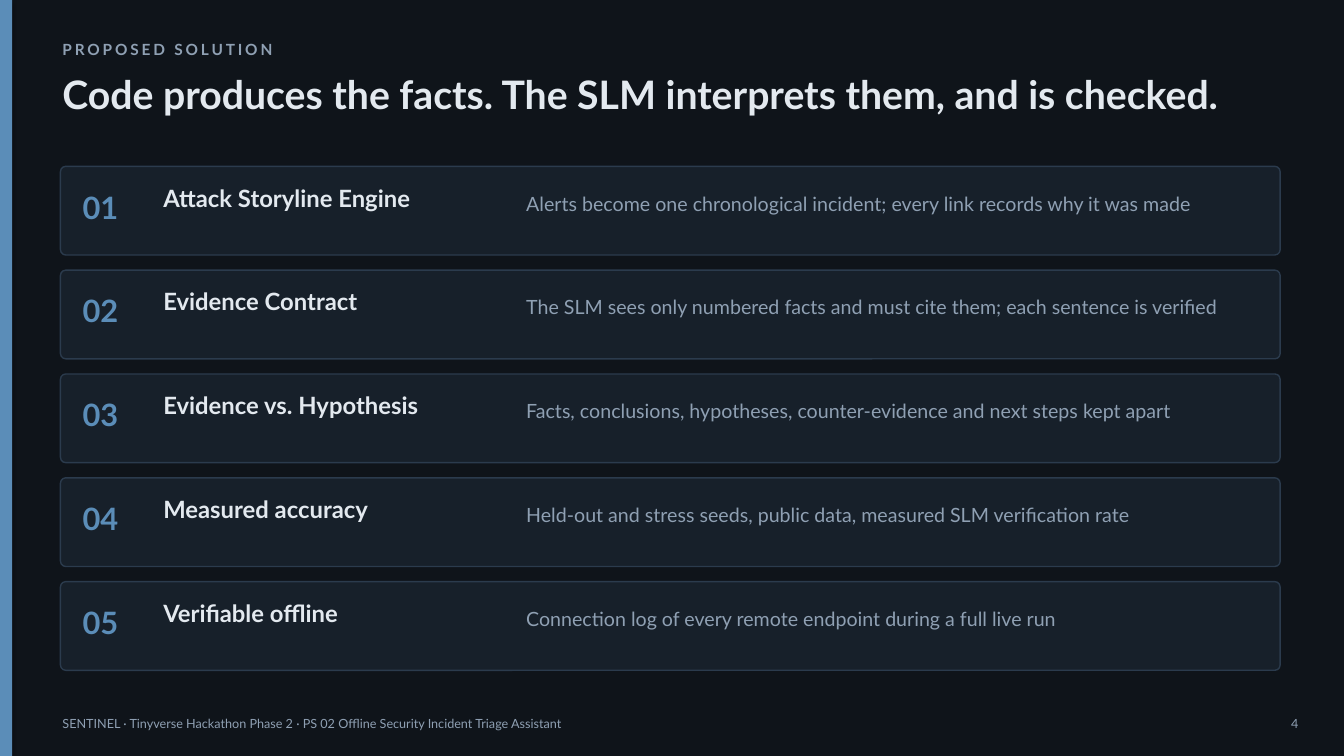
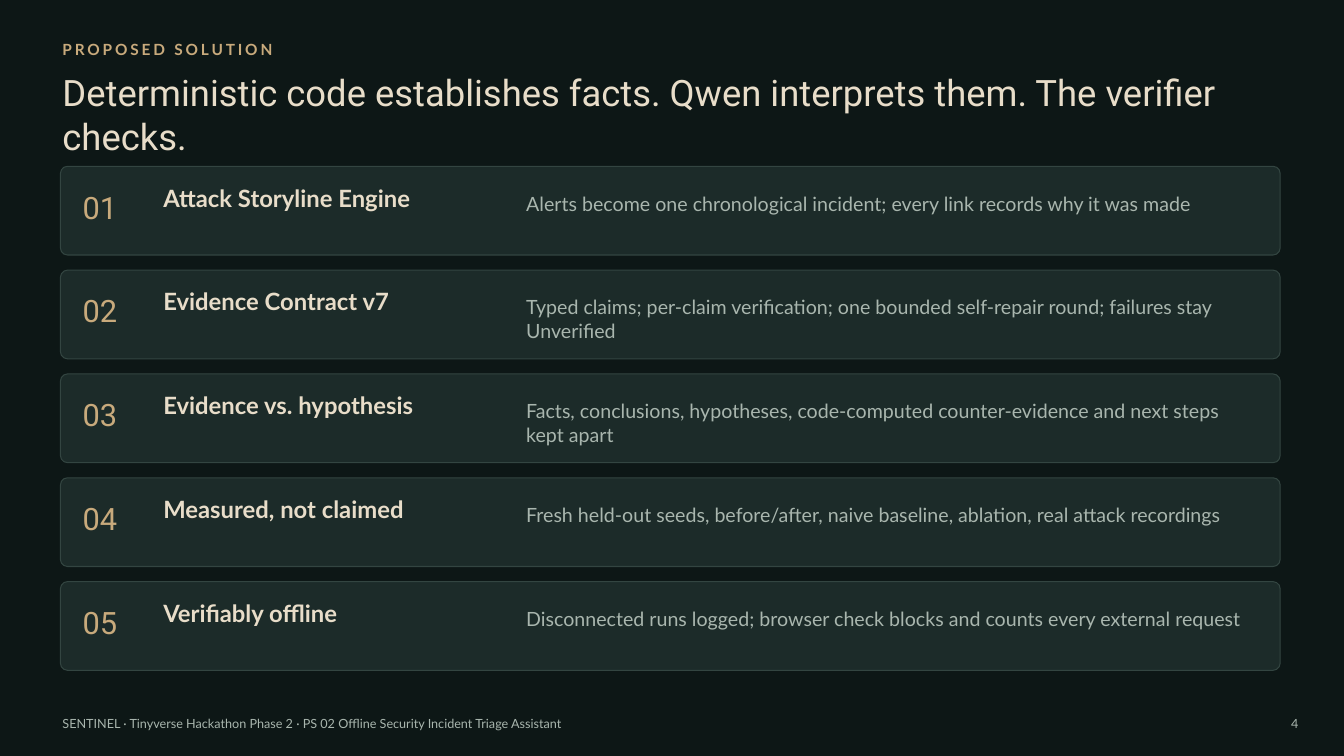
Before and after one commit to dakshitha0705/SENTINEL, a slide deck: slide 4 of presentation/SENTINEL_Tinyverse_PS02.pptx. Drawn at 1344x756 pixels with LibreOffice and Linux fonts; fonts in the diff are those of the drawing. Boxes give left, top, right and bottom in pixels: in the first picture for what was removed or moved away, otherwise in the second. Text is boxed around its words. In the diff, an @@ line names an element or a change of style, - is before the commit and + after.

```diff
--- a/presentation/SENTINEL_Tinyverse_PS02.pptx
+++ b/presentation/SENTINEL_Tinyverse_PS02.pptx
@@ background #0F141A to #0D1716 @@
@@ rectangle removed at [0, 0, 12, 756] @@
@@ text "PROPOSED SOLUTION" at [62, 43, 272, 55]: text colour #8FA0B3 to #C8AA7C @@
@@ text at [62, 78, 1216, 151]: text changed; size 28 to 26 pt; font Lato to Roboto; text colour #E3E9EF to #E8DDC9; bold off @@
-Code produces the facts. The SLM interprets them, and is checked.
+Deterministic code establishes facts. Qwen interprets them. The verifier checks.
@@ text "Attack Storyline Engine" at [163, 189, 410, 212]: text colour #E3E9EF to #E8DDC9 @@
@@ text colour #8FA0B3 to #A9B6AE in 3 elements at [62, 718, 561, 731], [1291, 719, 1298, 728], [526, 196, 1190, 215] @@
@@ text at [163, 292, 389, 310]: text changed; text colour #E3E9EF to #E8DDC9 @@
-Evidence Contract
+Evidence Contract v7
@@ text at [526, 299, 1212, 338]: text changed; text colour #8FA0B3 to #A9B6AE @@
-The SLM sees only numbered facts and must cite them; each sentence is verified
+Typed claims; per-claim verification; one bounded self-repair round; failures stay Unverified
@@ text at [163, 396, 413, 418]: text changed; text colour #E3E9EF to #E8DDC9 @@
-Evidence vs. Hypothesis
+Evidence vs. hypothesis
@@ text at [526, 403, 1218, 446]: text changed; text colour #8FA0B3 to #A9B6AE @@
-Facts, conclusions, hypotheses, counter-evidence and next steps kept apart
+Facts, conclusions, hypotheses, code-computed counter-evidence and next steps kept apart
@@ text at [163, 500, 404, 521]: text changed; text colour #E3E9EF to #E8DDC9 @@
-Measured accuracy
+Measured, not claimed
@@ text at [526, 507, 1221, 526]: text changed; text colour #8FA0B3 to #A9B6AE @@
-Held-out and stress seeds, public data, measured SLM verification rate
+Fresh held-out seeds, before/after, naive baseline, ablation, real attack recordings
@@ fill #17202A to #1C2B29; outline #2B3B4D 1 pt to #334541 0.75 pt; proportions changed in 5 elements at [60, 166, 1280, 255], [60, 270, 1280, 359], [60, 374, 1280, 463], [60, 478, 1280, 567], [60, 582, 1280, 670] @@
@@ font Lato to Roboto, text colour #5B8DB8 to #C8AA7C, bold off in 5 elements at [83, 197, 118, 220], [83, 300, 118, 323], [83, 404, 118, 427], [83, 508, 118, 531], [83, 612, 118, 635] @@
@@ text at [163, 604, 337, 626]: text changed; text colour #E3E9EF to #E8DDC9 @@
-Verifiable offline
+Verifiably offline
@@ text at [526, 611, 1240, 630]: text changed; text colour #8FA0B3 to #A9B6AE @@
-Connection log of every remote endpoint during a full live run
+Disconnected runs logged; browser check blocks and counts every external request
```
Also in this commit, not shown: 9 other slides changed, 8 slides added, 5 slides removed, 36 other files.
